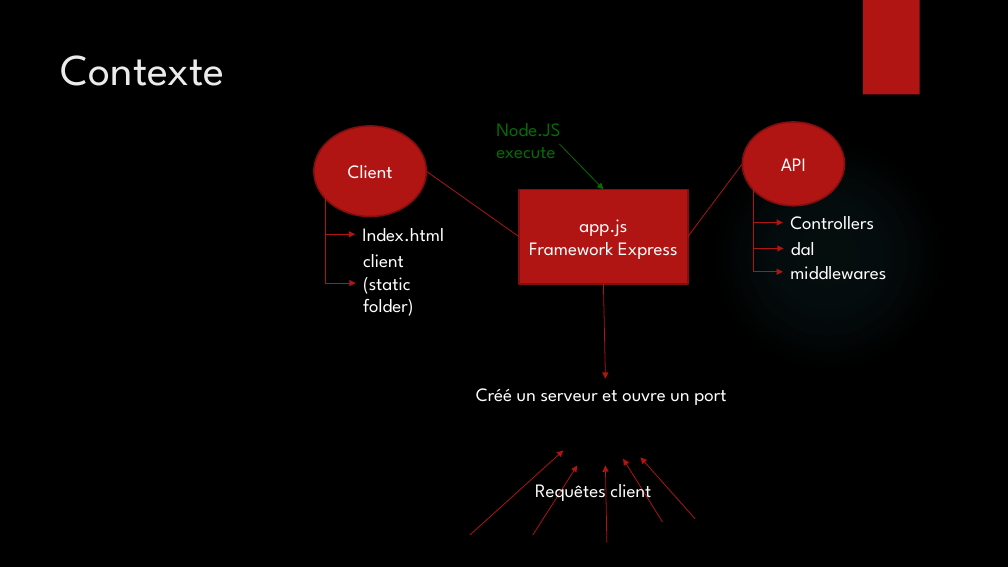
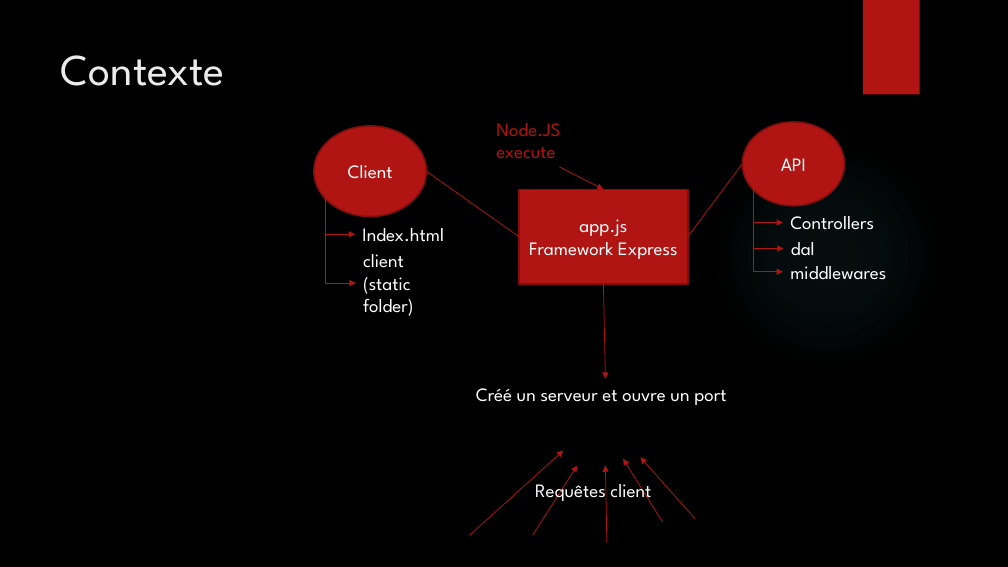
Before and after one commit to mbonjour/Shoot4Stats, a slide deck: slide 2 of Documentation/Défense/Shoot4stats.pptx. Drawn at 1008x567 pixels with LibreOffice and Linux fonts; fonts in the diff are those of the drawing; background and template pictures are left out. Boxes give left, top, right and bottom in pixels: in the first picture for what was removed or moved away, otherwise in the second. Text is boxed around its words. In the diff, an @@ line names an element or a change of style, - is before the commit and + after.

```diff
--- a/Documentation/Défense/Shoot4stats.pptx
+++ b/Documentation/Défense/Shoot4stats.pptx
@@ text "Node.JS execute" at (496,123,560,158): text colour #026E00 to #B01513 @@
@@ arrow moved from (560, 144) - (603, 189) to (560, 167) - (603, 189) @@
@@ arrow (560, 167) - (603, 189): stroke #026E00 0.75 pt to #B01513 0.75 pt @@
```
Also in this commit, not shown: 1 other slide changed, 16 other files.
